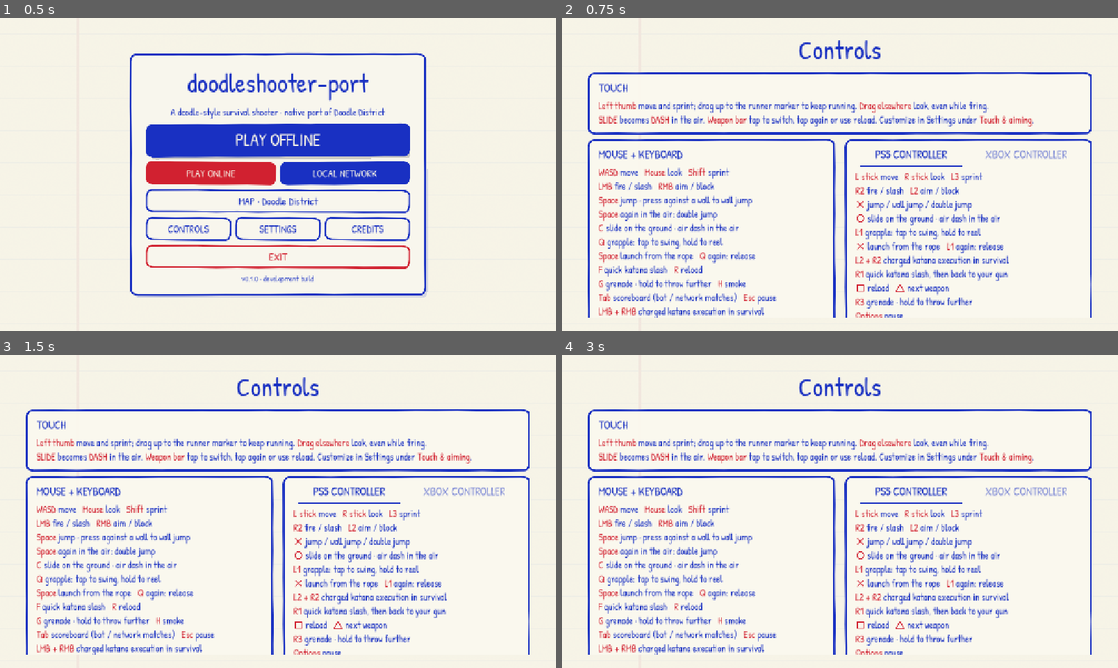
Above: before the commit, frames 1-4 (two rows, left to right).
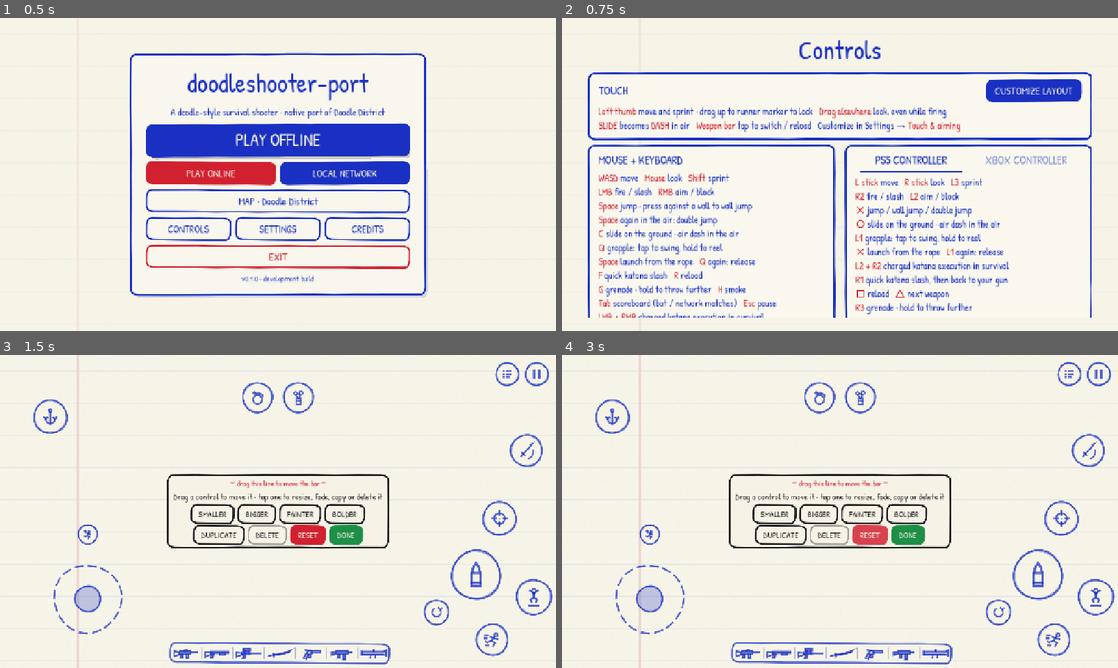
Above: after the commit, the same moments.

Repository: albertolicea00/doodleshooter-port
Game: Godot game, scene res://scenes/main.tscn
The game is run twice, just before and just after one commit, with the same random seed, the same clock (stepped at 60 frames per second) and the same inputs.
Inputs (mouse positions are in pixels of both pictures, inside the frame that each line leads up to):
- Up to frame 1 (0.5 s): no input
- Up to frame 2 (0.75 s): click "CONTROLS" at 0.5 s
- Up to frame 3 (1.5 s): click (472, 426) at 1.25 s, where only the run after the commit has a clickable "CUSTOMIZE LAYOUT"
- Up to frame 4 (3 s): click (778, 536) at 2 s, where only the run after the commit has a clickable "DUPLICATE"; click (867, 536) at 2.75 s, where only the run after the commit has a clickable "RESET"

Frame 1 is identical in both runs. In frame 2, 20% of the frame differs, in the area x 4-96%, y 19-96%; in frame 3, 19%; in frame 4, 19%.

Commit message:
feat(ui): enhance touch controls layout with customizable options and improved organization

Diff:
--- a/native/scripts/game.gd
+++ b/native/scripts/game.gd
@@ -514,7 +514,6 @@
 func show_settings() -> void:
 	_clear_menu("Settings", "Choose how you want to play")
 	_button("TOUCH & AIMING", show_touch_settings)
-	_button("CUSTOMIZE TOUCH LAYOUT", show_layout_editor)
 	_credit_section("Graphics detail", "")
 	_choices(["Low", "Medium", "High"], quality, func(index): apply_quality(index); save_settings())
 	_credit_section("Shading", "")
@@ -543,10 +542,21 @@
 	menu.custom_minimum_size.x = 1160
 	menu.offset_left = -580
 	menu.offset_right = 580
-	_controls_column(menu_items, "TOUCH", [
-		"{Left thumb} move and sprint; drag up to the runner marker to keep running. {Drag elsewhere} look, even while firing.",
-		"{SLIDE} becomes {DASH} in the air. {Weapon bar} tap to switch, tap again or use reload. Customize in Settings under {Touch & aiming}."
+	var touch_card = _controls_column(menu_items, "TOUCH", [
+		"{Left thumb} move and sprint · drag up to runner marker to lock   {Drag elsewhere} look, even while firing",
+		"{SLIDE} becomes {DASH} in air   {Weapon bar} tap to switch / reload   Customize in Settings → {Touch & aiming}"
 	])
+	var touch_header = HBoxContainer.new()
+	touch_header.add_theme_constant_override("separation", 16)
+	var touch_heading = touch_card.get_child(0) as Label
+	touch_heading.size_flags_horizontal = Control.SIZE_EXPAND_FILL
+	touch_heading.vertical_alignment = VERTICAL_ALIGNMENT_CENTER
+	touch_card.add_child(touch_header)
+	touch_card.move_child(touch_header, 0)
+	touch_heading.reparent(touch_header)
+	var customize_touch = _button("CUSTOMIZE LAYOUT", show_layout_editor)
+	customize_touch.custom_minimum_size = Vector2(220, 42)
+	customize_touch.reparent(touch_header)
 	var cards = HBoxContainer.new()
 	cards.add_theme_constant_override("separation", 24)
 	menu_items.add_child(cards)
@@ -720,7 +730,7 @@
 	preferences.set_value("touch", "layout", touch.custom)
 	preferences.set_value("touch", "opacity", touch.opacity)
 	preferences.save(save_path)
-	show_settings()
+	show_controls()
 
 func show_credits() -> void:
 	_clear_menu("Credits", "doodleshooter-port · unofficial native adaptation")
